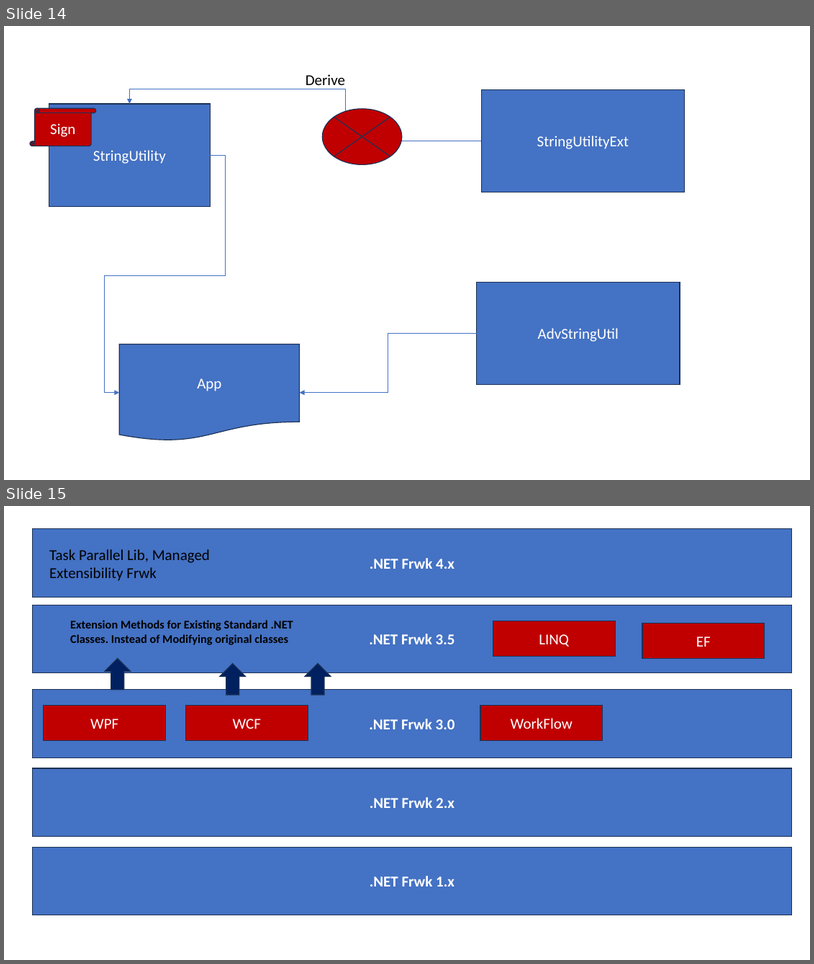
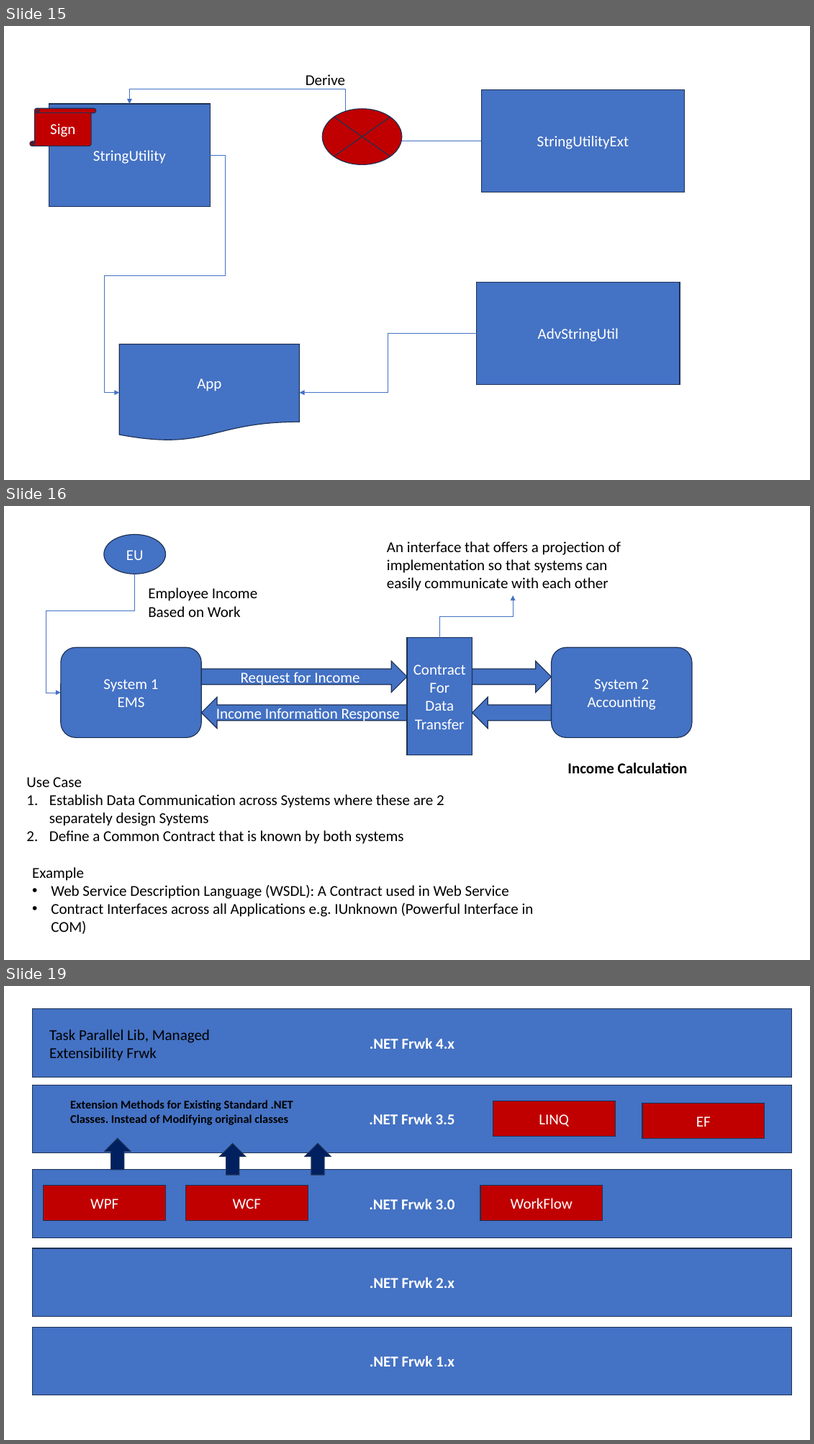
Before and after one commit to maheshsabnis/capita_sept_2023_Oct, a slide deck: Images.pptx. Shown one above the other, each under a label of ours: slides 14 and 15 before the commit, slides 15, 16 and 19 after it; the slides between them are not shown. The pictures are 814x964 and 814x1444 pixels, drawn with LibreOffice and Linux fonts; fonts in the diff are those of the drawing. Boxes give left, top, right and bottom in pixels: in the first picture for what was removed or moved away, otherwise in the second. Text is boxed around its words. In the diff, an @@ line names an element or a change of style, - is before the commit and + after.

```diff
--- a/Images.pptx
+++ b/Images.pptx
@@ slide 16 added at bbox=[4, 506, 810, 960], background #FFFFFF @@
@@ ellipse added at bbox=[104, 534, 165, 574], fill #4472C4, outline #1E3256 1 pt, 18 pt, text #FFFFFF @@
+EU
@@ text added at bbox=[387, 541, 621, 591], 18 pt, text #000000 @@
+An interface that offers a projection of implementation so that systems can easily communicate with each other
@@ elbow arrow added from (134, 574) to (61, 692), #4472C4 0.5 pt @@
@@ text added at bbox=[148, 587, 257, 617], 18 pt, text #000000 @@
+Employee Income Based on Work
@@ elbow arrow added from (440, 637) to (513, 595), #4472C4 0.5 pt @@
@@ rounded rectangle added at bbox=[61, 648, 202, 738], fill #4472C4, outline #1E3256 1 pt, 18 pt, text #FFFFFF @@
+System 1
+EMS
@@ rectangle added at bbox=[407, 637, 473, 754], fill #4472C4, outline #1E3256 1 pt, 18 pt, text #FFFFFF @@
+Contract
+For
+Data
+Transfer
@@ rounded rectangle added at bbox=[551, 648, 692, 738], fill #4472C4, outline #1E3256 1 pt, 18 pt, text #FFFFFF @@
+System 2
+Accounting
@@ right arrow added at bbox=[202, 661, 407, 692], fill #4472C4, outline #1E3256 1 pt, 18 pt, text #FFFFFF @@
+Request for Income
@@ right arrow added at bbox=[472, 661, 551, 692], fill #4472C4, outline #1E3256 1 pt @@
@@ left arrow added at bbox=[202, 698, 407, 728], fill #4472C4, outline #1E3256 1 pt, 18 pt, text #FFFFFF @@
+Income Information Response
@@ left arrow added at bbox=[472, 698, 551, 728], fill #4472C4, outline #1E3256 1 pt @@
@@ text added at bbox=[568, 762, 688, 773], 18 pt, text #000000, bold @@
+Income Calculation
@@ text added at bbox=[26, 777, 445, 844], 18 pt, text #000000 @@
+Use Case
+1. Establish Data Communication across Systems where these are 2 separately design Systems
+2. Define a Common Contract that is known by both systems
@@ text added at bbox=[32, 867, 534, 934], 18 pt, text #000000 @@
+Example
+• Web Service Description Language (WSDL): A Contract used in Web Service
+• Contract Interfaces across all Applications e.g. IUnknown (Powerful Interface in COM)
@@ what was slide 14 is now slide 15 @@
@@ what was slide 15 is now slide 19 @@
```
Also in this commit, not shown: 8 other slides added, 37 other files.
